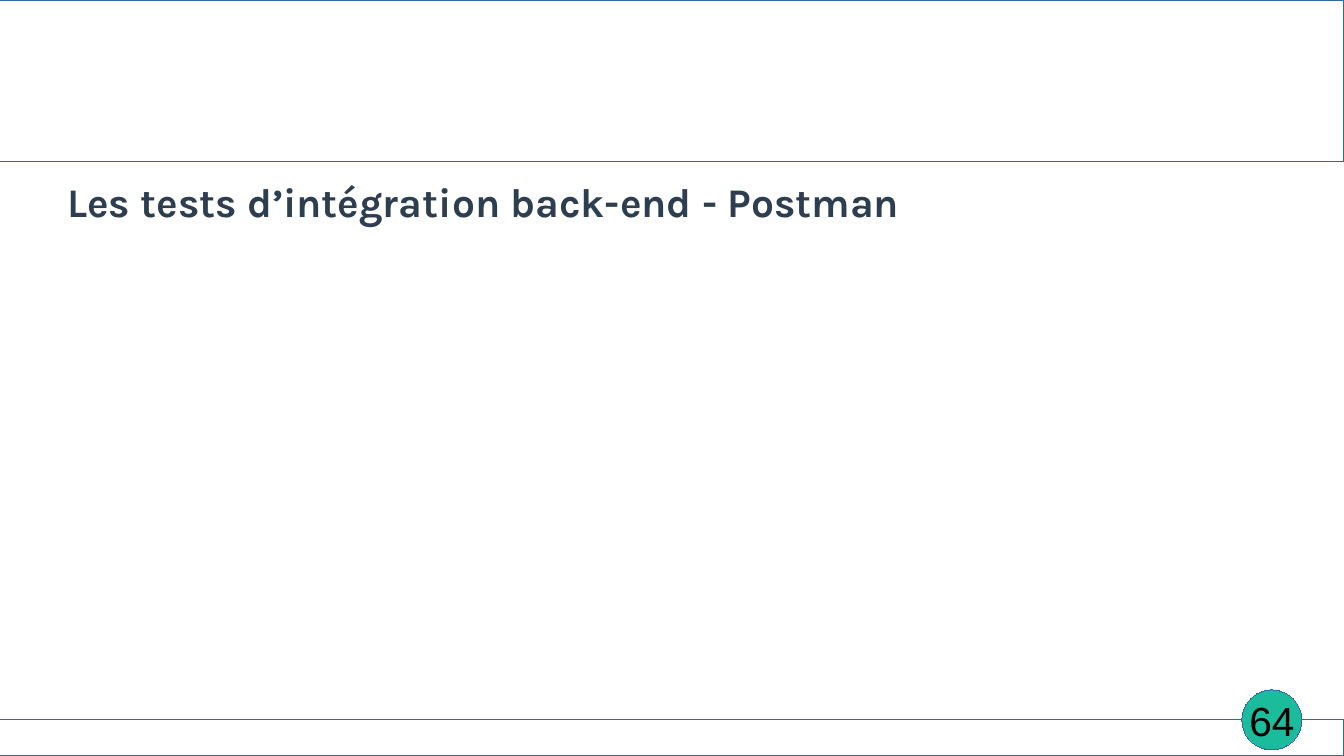
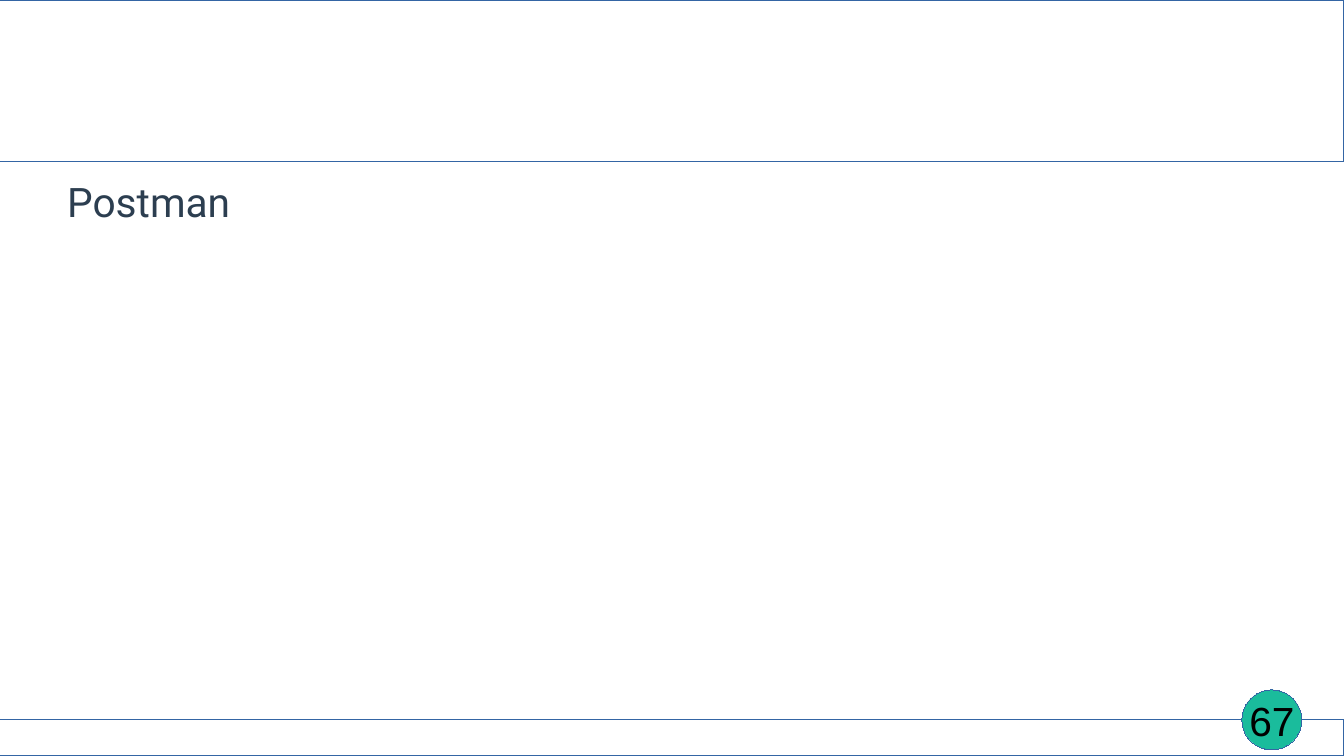
Before and after one commit to EmmaBroudic/Projet-Nooky, a slide deck: slide 67 of doc/Nooky4.odp (slide 64 before the commit). Drawn at 1344x756 pixels with LibreOffice and Linux fonts; fonts in the diff are those of the drawing. Boxes give left, top, right and bottom in pixels: in the first picture for what was removed or moved away, otherwise in the second. Text is boxed around its words. In the diff, an @@ line names an element or a change of style, - is before the commit and + after.

Commit message:
avancées slides, dossier projet et dossier pro + ajouts de tests

```diff
--- a/doc/Nooky4.odp
+++ b/doc/Nooky4.odp
@@ text at [67,188,230,218]: text changed; font Karla to Roboto; bold off @@
-Les tests d’intégration back-end - Postman
+Postman
@@ page number at [1249,707,1294,743]: text changed @@
-64
+67
```
Also in this commit, not shown: 56 other slides changed, 4 slides added, 15 other files.
